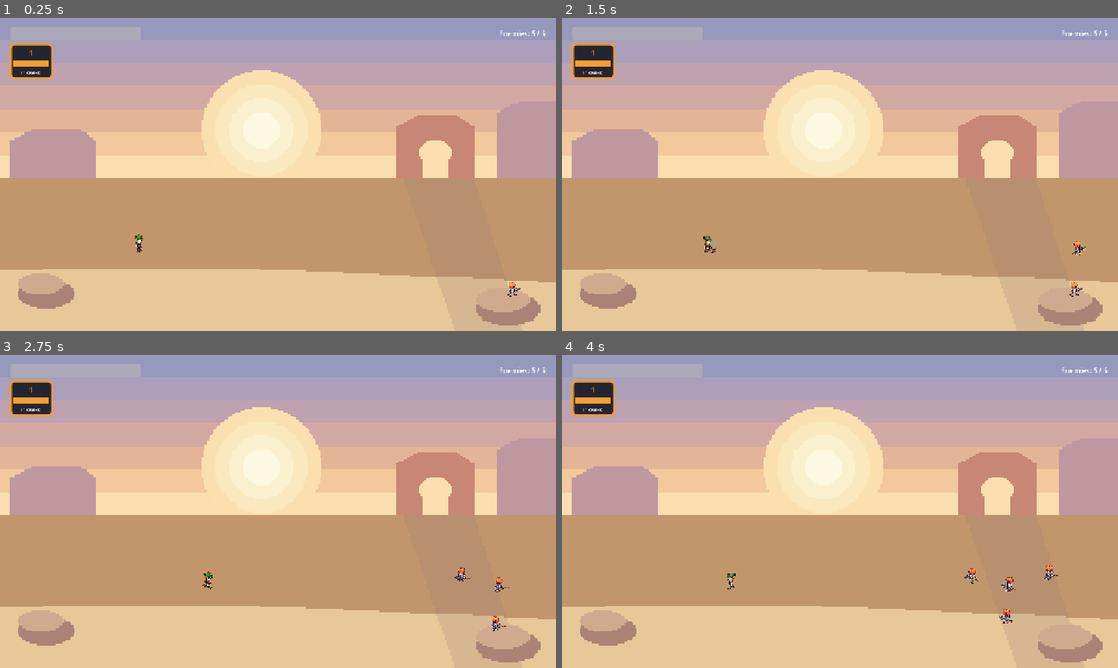
Above: before the commit, frames 1-4 (two rows, left to right).
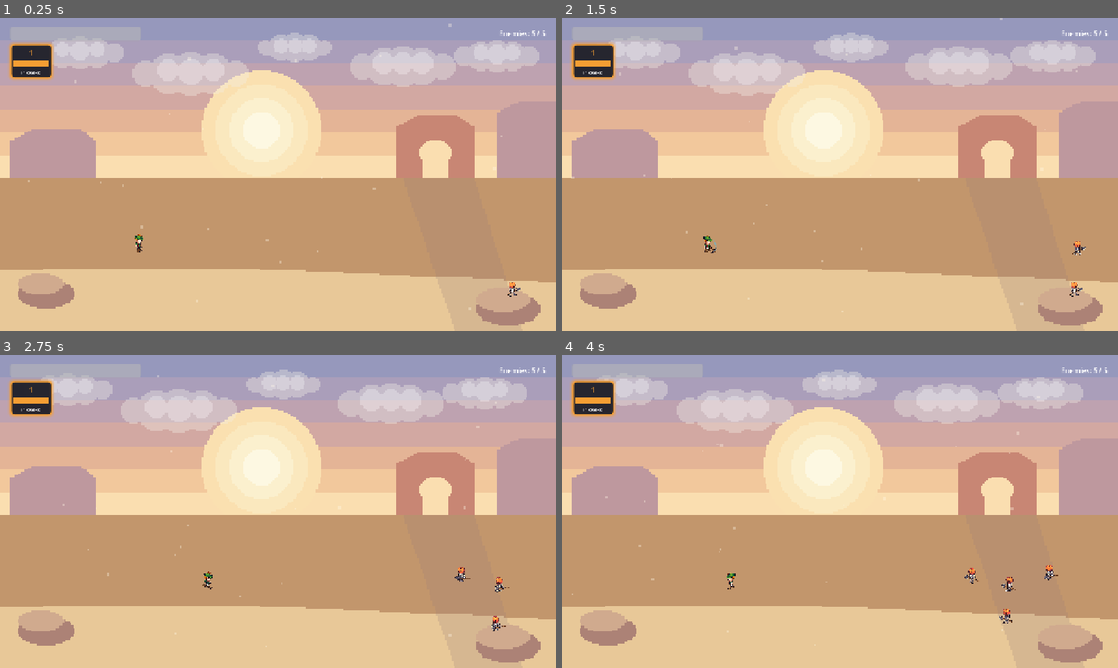
Above: after the commit, the same moments.

Repository: coulof/quarante-cinquante
Game: Godot game, scene res://main.tscn
The game is run twice, just before and just after one commit, with the same random seed, the same clock (stepped at 60 frames per second) and the same inputs.
Inputs (mouse positions are in pixels of both pictures, inside the frame that each line leads up to):
- Up to frame 1 (0.25 s): no input
- Up to frame 2 (1.5 s): tap Enter at 0.5 s; move the mouse to (962, 158) at 0.52 s; hold Right (move_right) 0.53-1.25 s; tap Space (attack) at 0.6 s; click (962, 158) at 0.67 s; drag from (728, 190) to (812, 237) at 1.27 s
- Up to frame 3 (2.75 s): move the mouse to (333, 442) at 2.02 s; hold Right (move_right) from 2.03 s (still down); tap 2 at 2.1 s
- Up to frame 4 (4 s): release Right (move_right) at 2.75 s; drag from (812, 574) to (673, 464) at 2.77 s; move the mouse to (1006, 558) at 3.52 s; hold Left (move_left) from 3.53 s (still down); tap 1 at 3.6 s

The runs differ from the first frame. In frame 1, 6.9% of the frame differs, in the area x 5-97%, y 1-94%; in frame 2, 7.0%, in the area x 1-96%, y 0-94%; in frame 3, 6.9%; in frame 4, 6.8%.

Commit message:
Animated background: drifting clouds + dust (all levels)
background_fx.gd (instantiated by the shared level script, behind play): two copies
of a tileable cloud strip scroll endlessly across the sky + a faint full-screen dust
drift. gen_desert_bg.py --clouds generates the strip; added to the backgrounds task.
Time-based since the camera is fixed (ParallaxBackground needs scroll).

Co-Authored-By: Claude Opus 4.8 <noreply@anthropic.com>
Claude-Session: https://claude.ai/code/session_012AB4H5ubES7tYVFxTQMD7g

Diff:
--- /dev/null
+++ b/scenes/world/background_fx.gd
@@ -0,0 +1,55 @@
+extends Node2D
+## Decorative, time-based background animation for the fixed-camera arena: a slow
+## endless cloud drift across the sky + faint drifting dust. Instantiated by the level
+## (level_01.gd) behind the play area. Camera doesn't scroll, so this (not Godot's
+## ParallaxBackground) is what makes the backdrop feel alive.
+
+const CLOUDS_TEX := "res://assets/bg_desert_clouds.png"
+const CLOUD_SPEED := 11.0   # px/s, leftward
+
+var _clouds: Array[Sprite2D] = []
+var _strip_w := 1280.0
+
+
+func _ready() -> void:
+	var tex: Texture2D = load(CLOUDS_TEX) if ResourceLoader.exists(CLOUDS_TEX) else null
+	if tex:
+		_strip_w = tex.get_width()
+		for i in 2:                       # two copies tile end-to-end
+			var s := Sprite2D.new()
+			s.texture = tex
+			s.centered = false
+			s.position = Vector2(i * _strip_w, 6)   # up in the sky
+			add_child(s)
+			_clouds.append(s)
+	_spawn_dust()
+
+
+func _process(delta: float) -> void:
+	for s in _clouds:
+		s.position.x -= CLOUD_SPEED * delta
+		if s.position.x <= -_strip_w:
+			s.position.x += 2.0 * _strip_w
+
+
+func _spawn_dust() -> void:
+	var img := Image.create(3, 3, false, Image.FORMAT_RGBA8)
+	img.fill(Color.WHITE)
+	var p := CPUParticles2D.new()
+	p.texture = ImageTexture.create_from_image(img)
+	p.amount = 30
+	p.lifetime = 12.0
+	p.preprocess = 12.0               # pre-fill the screen so it's not empty at start
+	p.position = Vector2(640, 360)
+	p.emission_shape = CPUParticles2D.EMISSION_SHAPE_RECTANGLE
+	p.emission_rect_extents = Vector2(680, 380)   # whole screen
+	p.direction = Vector2(-1, -0.15)              # drift left, matching the clouds
+	p.spread = 25.0
+	p.gravity = Vector2.ZERO
+	p.initial_velocity_min = 18.0
+	p.initial_velocity_max = 46.0
+	p.scale_amount_min = 1.0
+	p.scale_amount_max = 2.5
+	p.color = Color(1.0, 0.97, 0.9, 0.35)
+	add_child(p)
+	p.emitting = true
--- a/scenes/world/level_01.gd
+++ b/scenes/world/level_01.gd
@@ -21,8 +21,16 @@
 var _cleared := false
 
 
+const BACKGROUND_FX := preload("res://scenes/world/background_fx.gd")
+
+
 func _ready() -> void:
 	GameState.reach_level(1)
+
+	# Drifting clouds + dust, just above the static Background (index 0) and behind play.
+	var fx := BACKGROUND_FX.new()
+	add_child(fx)
+	move_child(fx, 1)
 
 	# Hero -> HUD
 	hero.health_changed.connect(hud.set_health)
Not shown, changed: Taskfile.yml
Binary file added: assets/bg_desert_clouds.png
Not shown, added: assets/bg_desert_clouds.png.import
Not shown, added: scenes/world/background_fx.gd.uid
Not shown, changed: tools/gen_desert_bg.py
